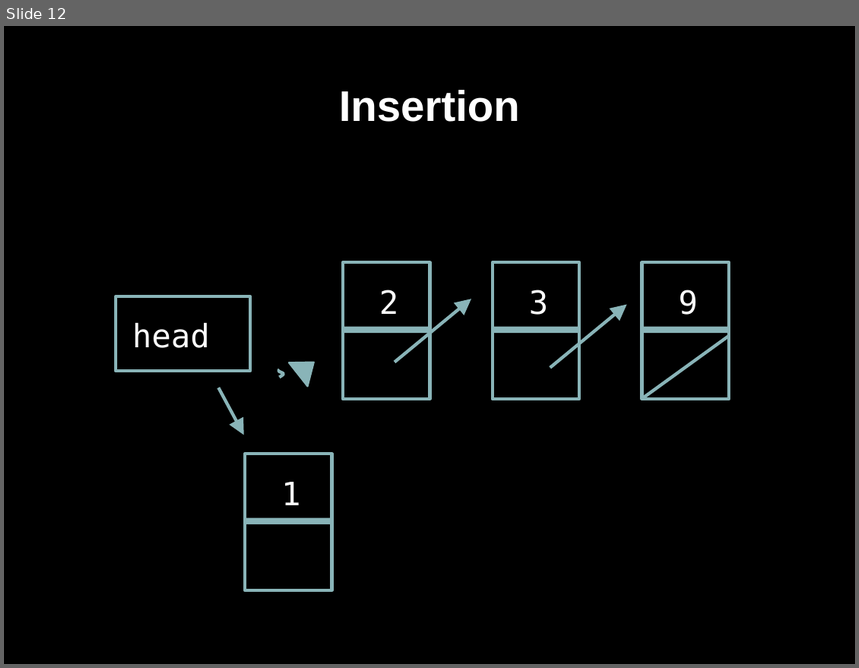
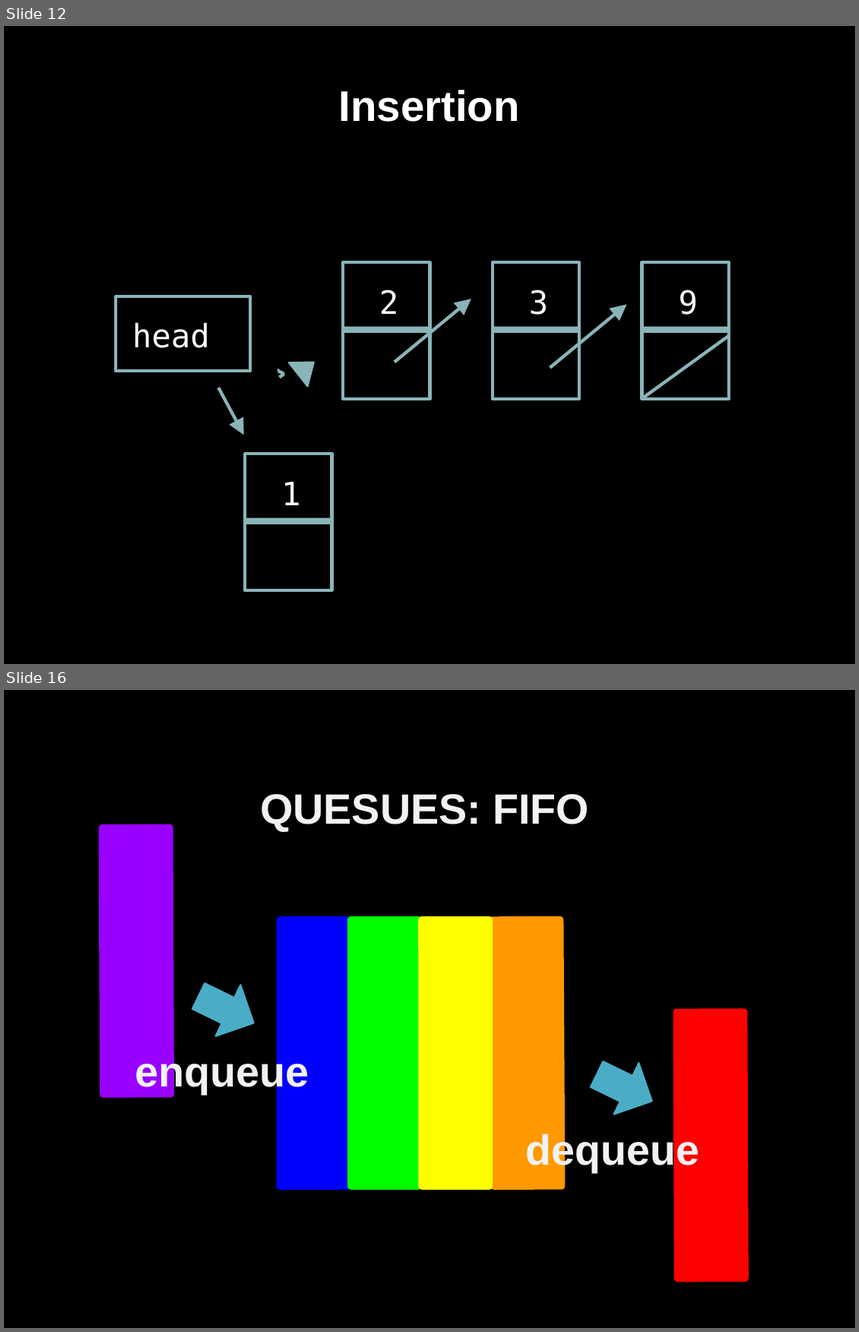
Before and after one commit to bagustris/prokom-tf, a slide deck: prokom6.odp. Shown one above the other, each under a label of ours: slide 12 before the commit, slides 12 and 16 after it; the slides between them are not shown. The pictures are 859x668 and 859x1332 pixels, drawn with LibreOffice and Linux fonts; fonts in the diff are those of the drawing. Boxes give left, top, right and bottom in pixels: in the first picture for what was removed or moved away, otherwise in the second. Text is boxed around its words. In the diff, an @@ line names an element or a change of style, - is before the commit and + after.

```diff
--- a/prokom6.odp
+++ b/prokom6.odp
@@ slide 16 added at (x1=4, y1=690, x2=855, y2=1328), background #000000 @@
@@ text added at (x1=260, y1=794, x2=589, y2=831), 39.5 pt, text #F2F2F2, bold @@
+QUESUES: FIFO
@@ rectangle added at (x1=102, y1=828, x2=171, y2=1095), fill #9900FF, outline #9900FF 6.01 pt @@
@@ rectangle added at (x1=280, y1=920, x2=348, y2=1187), fill #0000FF, outline #0000FF 6.01 pt @@
@@ rectangle added at (x1=351, y1=920, x2=419, y2=1187), fill #00FF00, outline #00FF00 6.01 pt @@
@@ rectangle added at (x1=422, y1=920, x2=490, y2=1187), fill #FFFF00, outline #FFFF00 6.01 pt @@
@@ rectangle added at (x1=493, y1=920, x2=563, y2=1187), fill #FF9900, outline #FF9900 6.01 pt @@
@@ right arrow added at (x1=186, y1=970, x2=267, y2=1049), fill #4BACC6, outline #4BACC6 1.5 pt @@
@@ rectangle added at (x1=677, y1=1012, x2=746, y2=1280), fill #FF0000, outline #FF0000 6.01 pt @@
@@ text added at (x1=135, y1=1054, x2=310, y2=1095), 39.5 pt, text #F2F2F2, bold @@
+enqueue
@@ right arrow added at (x1=585, y1=1049, x2=665, y2=1127), fill #4BACC6, outline #4BACC6 1.5 pt @@
@@ text added at (x1=525, y1=1132, x2=699, y2=1173), 39.5 pt, text #F2F2F2, bold @@
+dequeue
```
Also in this commit, not shown: 7 slides changed, 31 other slides added, 1 slide removed, 8 other files.
